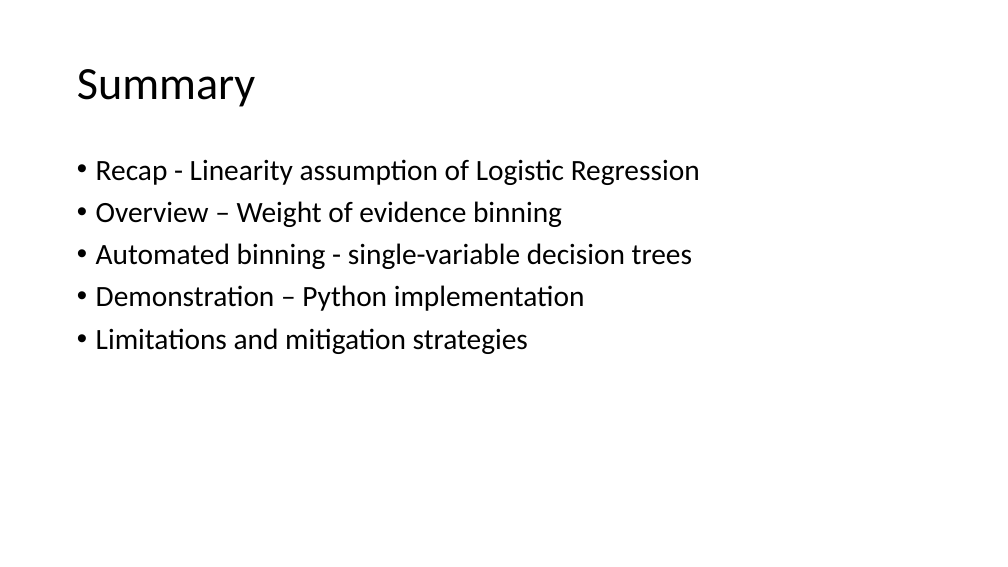
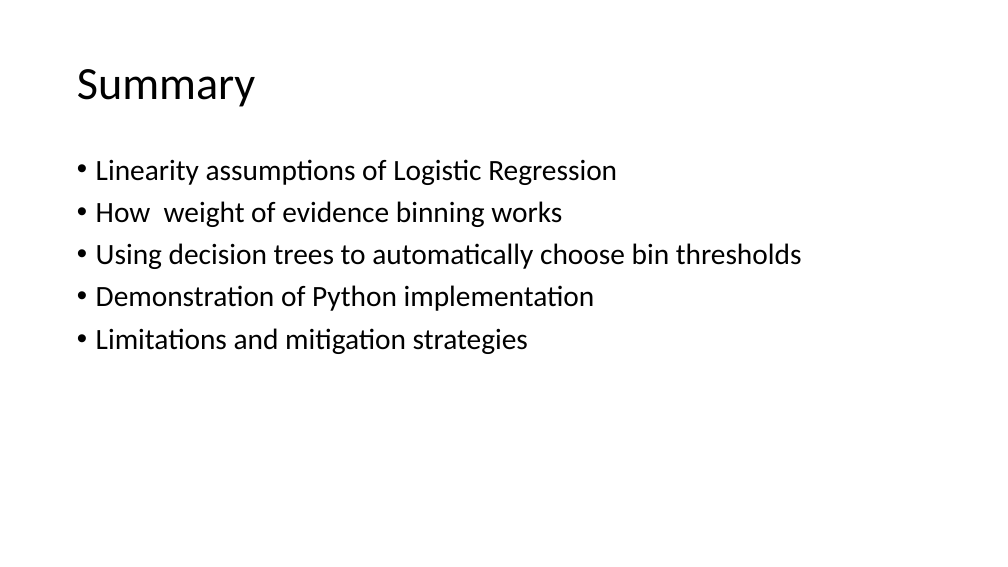
Before and after one commit to oli5679/WeightOfEvidenceDemo, a slide deck: slide 2 of Presentation.pptx. Drawn at 1008x567 pixels with LibreOffice and Linux fonts; fonts in the diff are those of the drawing. Boxes give left, top, right and bottom in pixels: in the first picture for what was removed or moved away, otherwise in the second. Text is boxed around its words. In the diff, an @@ line names an element or a change of style, - is before the commit and + after.

```diff
--- a/Presentation.pptx
+++ b/Presentation.pptx
@@ text at box(96, 159, 802, 311): text changed @@
-• Recap - Linearity assumption of Logistic Regression
-• Overview – Weight of evidence binning
-• Automated binning - single-variable decision trees
-• Demonstration – Python implementation
+• Linearity assumptions of Logistic Regression
+• How weight of evidence binning works
+• Using decision trees to automatically choose bin thresholds
+• Demonstration of Python implementation
```
Also in this commit, not shown: 4 other slides changed.
